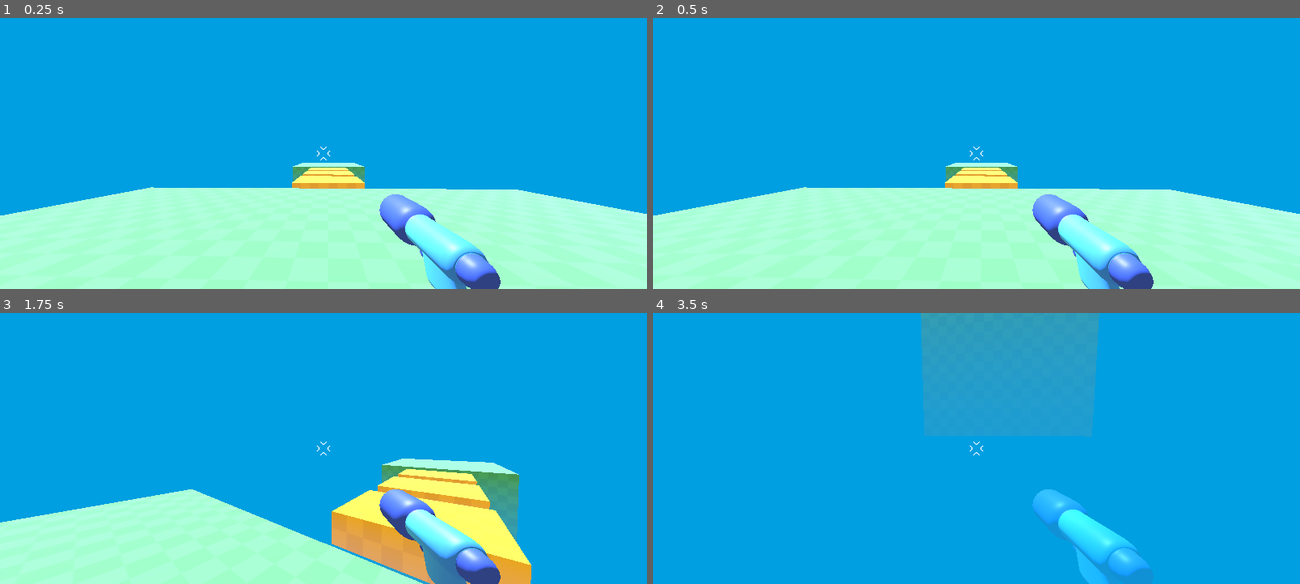
Above: before the commit, frames 1-4 (two rows, left to right).
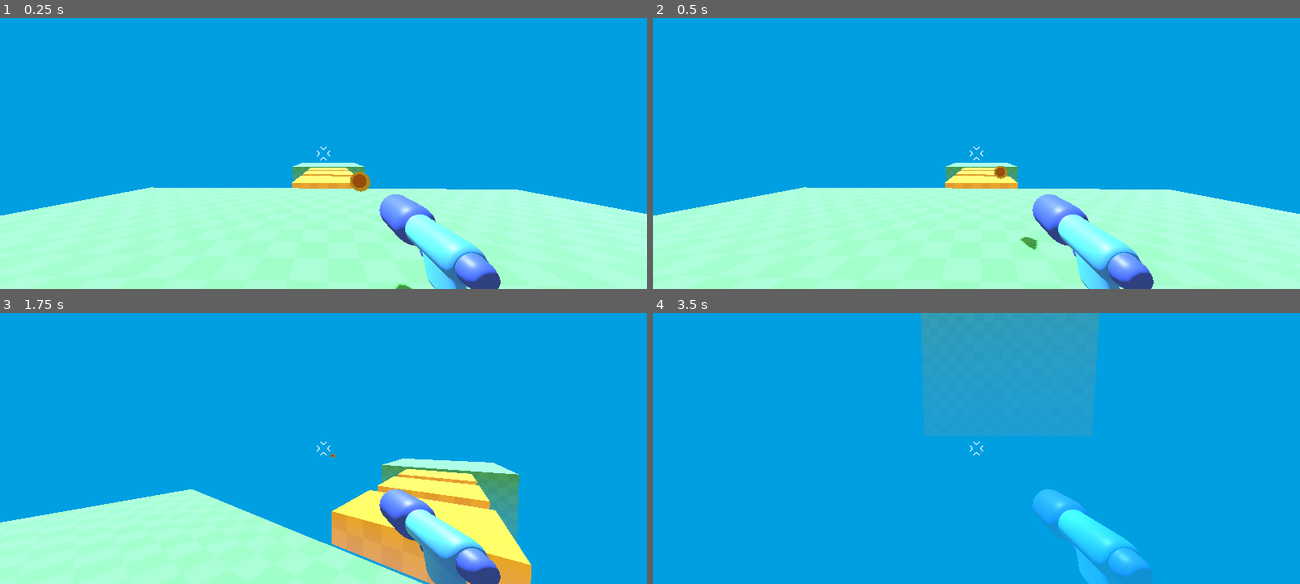
Above: after the commit, the same moments.

Repository: aloepker/first-practice-3d-game-project
Game: Godot game, scene res://level/temporary_level.tscn
The game is run twice, just before and just after one commit, with the same random seed, the same clock (stepped at 60 frames per second) and the same inputs.
Inputs (mouse positions are in pixels of both pictures, inside the frame that each line leads up to):
- Up to frame 1 (0.25 s): no input
- Up to frame 2 (0.5 s): no input
- Up to frame 3 (1.75 s): move the mouse to (355, 448) at 0.52 s; hold W (move_forward) from 0.53 s (still down); tap Space (jump) at 0.77, 1.52 s; move the mouse to (291, 448) at 1.27 s
- Up to frame 4 (3.5 s): keep holding W (move_forward); move the mouse to (989, 443) at 2.02 s; move the mouse to (970, 453) at 2.77 s; tap Space (jump) at 3.02 s

The runs differ from the first frame. In frame 1, 0.2% of the frame differs, in the area x 54-64%, y 56-100%; in frame 2, 0.2%; in frame 3, less than 0.1%; in frame 4, less than 0.1%.

Commit message:
it appears that the top level setting is causing my bullet to fire behind me now? still investigating the issue

Diff:
--- a/player/player.tscn
+++ b/player/player.tscn
@@ -26,8 +26,7 @@
 transform = Transform3D(1, 0, 0, 0, 1, 0, 0, 0, 1, 0.50497377, -0.3778869, -1.2449313)
 
 [node name="Bullet3D" parent="Camera3D/Marker3D" unique_id=1474267993 instance=ExtResource("3_yw30f")]
-transform = Transform3D(1, 0, 0, 0, 1, 0, 0, 0, 1, 0.50497377, 1.2178273, -1.2469825)
-top_level = true
+transform = Transform3D(1, 0, 0, 0, 1, 0, 0, 0, 1, 0, -0.007899523, -0.002051115)
 
 [node name="Reticle" type="TextureRect" parent="." unique_id=351028195]
 anchors_preset = 8
